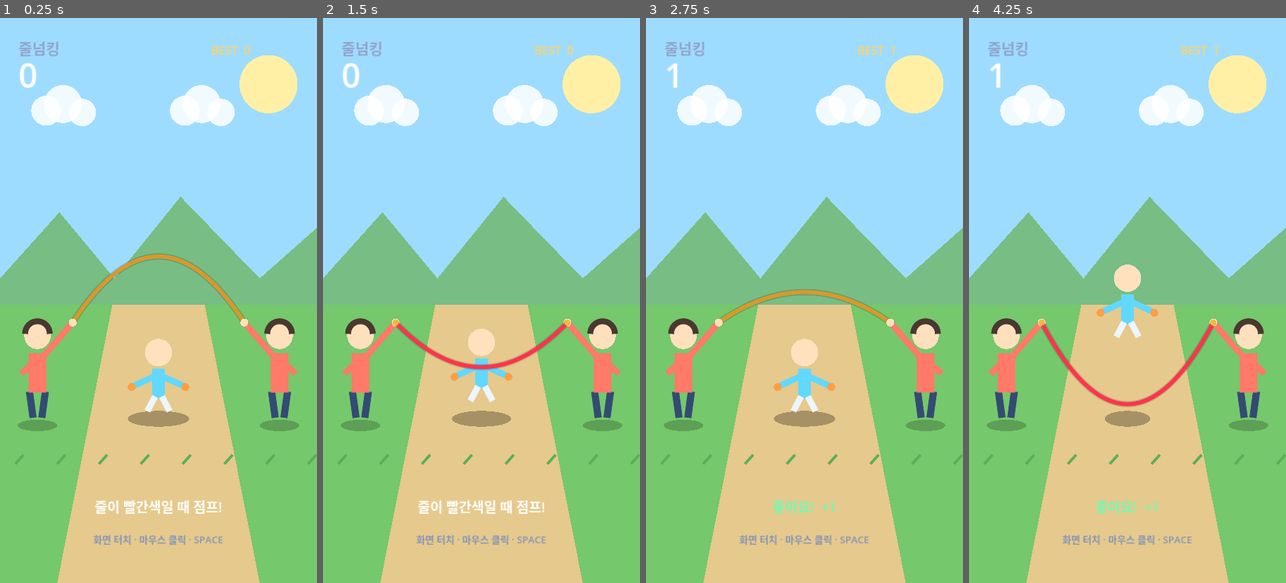
Above: before the commit, frames 1-4 (left to right).
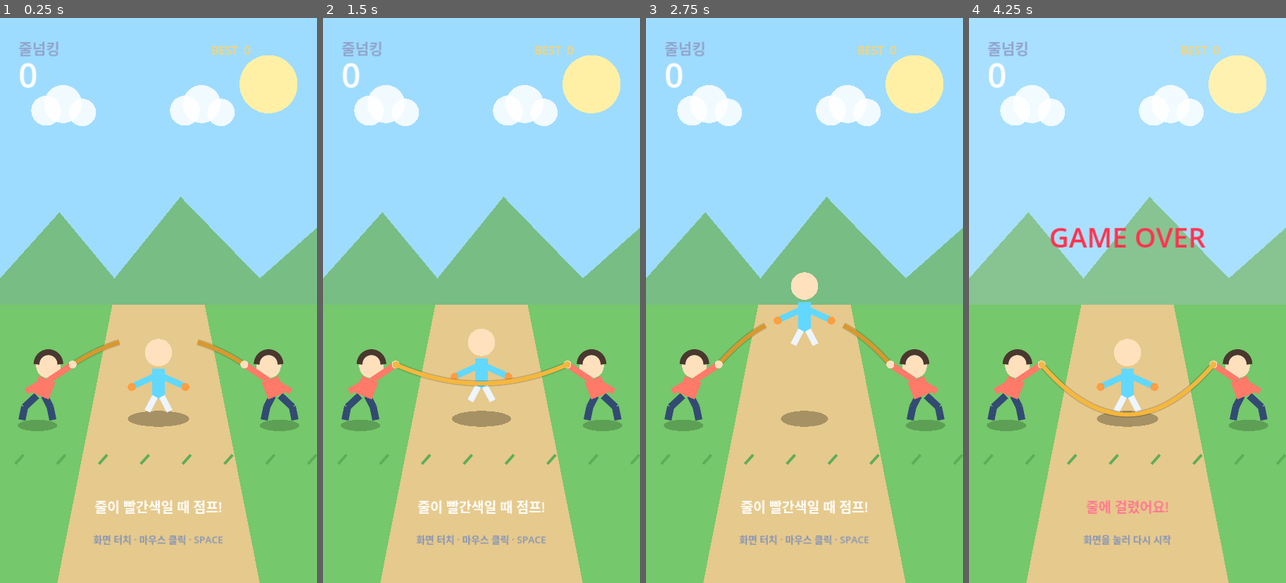
Above: after the commit, the same moments.

Repository: eunchan4490-star/Rope-King
Game: Godot game, scene res://main.tscn
Two runs of this game, one before a commit and one after it. Both use one fixed random seed, a clock stepped at 60 frames per second and the inputs below.
Inputs (mouse positions are in pixels of both pictures, inside the frame that each line leads up to):
- Up to frame 1 (0.25 s): no input
- Up to frame 2 (1.5 s): move the mouse to (551, 272) at 0.52 s; click (551, 272) at 0.67 s; tap Space (jump) at 0.77 s; move the mouse to (418, 328) at 1.27 s; click (418, 328) at 1.42 s
- Up to frame 3 (2.75 s): tap Space (jump) at 1.52 s; move the mouse to (836, 176) at 2.02 s; click (836, 176) at 2.17 s
- Up to frame 4 (4.25 s): move the mouse to (1111, 413) at 2.77 s; click (1111, 413) at 2.92 s; tap Space (jump) at 3.02, 3.77 s; move the mouse to (1222, 385) at 3.52 s; click (1222, 385) at 3.67 s

The runs differ from the first frame. In frame 1, 4.2% of the frame differs, in the area x 5-95%, y 41-72%; in frame 2, 4.4%; in frame 3, 6.6%; in frame 4, 8.2%, in the area x 5-95%, y 4-94%.

Commit message:
fix: lower rope arc and crouch turners

Diff:
--- a/scripts/main.gd
+++ b/scripts/main.gd
@@ -4,12 +4,12 @@
 const PLAYER_X := 360.0
 const PLAYER_GROUND_Y := 890.0
 const TURNER_GROUND_Y := 910.0
-const LEFT_HAND := Vector2(165.0, 690.0)
-const RIGHT_HAND := Vector2(555.0, 690.0)
-const ROPE_SWING_RADIUS := 270.0
+const LEFT_HAND := Vector2(165.0, 785.0)
+const RIGHT_HAND := Vector2(555.0, 785.0)
+const ROPE_SWING_RADIUS := 115.0
 const BASE_ROPE_SPEED := 2.35
 const MAX_ROPE_SPEED := 4.8
-const ROPE_CROSSING_ANGLE := 0.84
+const ROPE_CROSSING_ANGLE := 1.38
 const JUMP_CUE_SECONDS := 0.34
 const REQUIRED_JUMP_HEIGHT := 36.0
 const CHALLENGE_START_SCORE := 4
@@ -251,16 +251,23 @@
 func _draw_turner(feet: Vector2, faces_left: bool) -> void:
 	var direction := -1.0 if faces_left else 1.0
 	_draw_shadow_ellipse(feet + Vector2(0, 13), Vector2(45, 13), Color(0, 0, 0, 0.2))
-	# Legs, torso, head, and the arm holding the rope.
-	draw_line(feet + Vector2(-10, -5), feet + Vector2(-18, -63), Color("334b73"), 15.0, true)
-	draw_line(feet + Vector2(10, -5), feet + Vector2(18, -63), Color("334b73"), 15.0, true)
-	draw_line(feet + Vector2(0, -62), feet + Vector2(0, -150), Color("ff7a68"), 39.0, true)
-	draw_circle(feet + Vector2(0, -190), 30.0, Color("ffe0bd"))
-	draw_arc(feet + Vector2(0, -195), 28.0, PI, TAU, 18, Color("49382f"), 12.0, true)
+	# Bent knees and a forward-leaning torso keep the turners low like real helpers.
+	var hip := feet + Vector2(direction * 7.0, -54.0)
+	var shoulder := feet + Vector2(direction * 22.0, -91.0)
+	var head := feet + Vector2(direction * 25.0, -122.0)
+	var left_knee := feet + Vector2(-29.0, -29.0)
+	var right_knee := feet + Vector2(29.0, -29.0)
+	draw_line(feet + Vector2(-35.0, 0.0), left_knee, Color("334b73"), 15.0, true)
+	draw_line(left_knee, hip + Vector2(-9.0, 0.0), Color("334b73"), 15.0, true)
+	draw_line(feet + Vector2(35.0, 0.0), right_knee, Color("334b73"), 15.0, true)
+	draw_line(right_knee, hip + Vector2(9.0, 0.0), Color("334b73"), 15.0, true)
+	draw_line(hip, shoulder, Color("ff7a68"), 39.0, true)
+	draw_circle(head, 28.0, Color("ffe0bd"))
+	draw_arc(head + Vector2(0.0, -4.0), 27.0, PI, TAU, 18, Color("49382f"), 12.0, true)
 	var hand := LEFT_HAND if not faces_left else RIGHT_HAND
-	draw_line(feet + Vector2(direction * 6, -135), hand, Color("ff7a68"), 13.0, true)
+	draw_line(shoulder + Vector2(direction * 4.0, 2.0), hand, Color("ff7a68"), 13.0, true)
 	draw_circle(hand, 9.0, Color("ffe0bd"))
-	draw_line(feet + Vector2(-direction * 5, -132), feet + Vector2(-direction * 36, -105), Color("ff7a68"), 13.0, true)
+	draw_line(shoulder - Vector2(direction * 5.0, -2.0), feet + Vector2(-direction * 25.0, -64.0), Color("ff7a68"), 13.0, true)
 
 
 func _draw_player() -> void:
